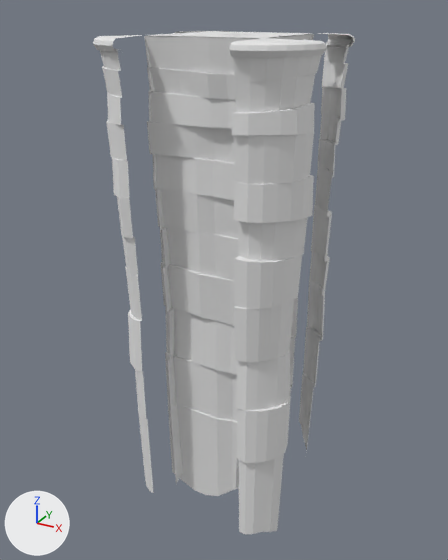
Before and after pictures for a commit that changed the FBX model assets/Strategy_Kit/Unity/Assets/Vitaria/Models/Isle/Blocks/Isle_Block_4_3.fbx.
Before and after are seen from a camera (50 mm lens) standing at (15.0, -25.9, 1.0) and looking at (2.2, -2.6, -10.7). The lights are fixed; the arrows at lower left show +X, +Y and +Z. The picture after the commit comes second. Where no turn or scale is listed for an object, it has been applied to the vertices.

The first picture shows 'Corner_NE', 'Corner_SE', 'Corner_SW', 'Wall_N', 'Wall_S', 'Wall_W' and 4 more.
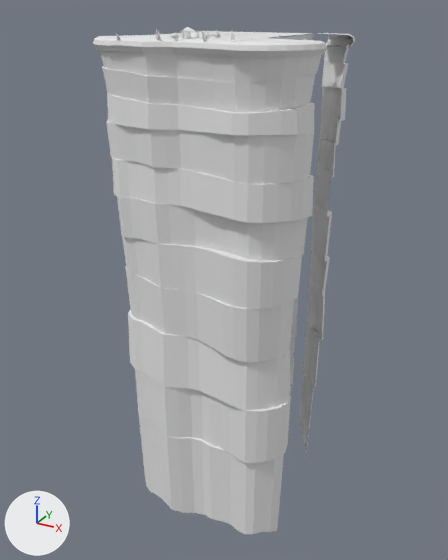
What changed in the scene script:
```text
Add me_isle_4_3_ledge_s_001:
    me_isle_4_3_ledge_s_001.from_pydata(...)  # 1209 vertices, 1846 faces; spans x 0.0..5.0, y -7.4..-5.0, z -21.7..0.3
    me_isle_4_3_ledge_s_001.materials.append(mat_vitaria_palette)  # its picture is missing
Add ob_ledge_s:
    ob_ledge_s = bpy.data.objects.new('Ledge_S', me_isle_4_3_ledge_s_001)
    ob_ledge_s.location = (0.0, 0.0, 0.0)
```

Location of each change, (x1, y1, x2, y2) in pixels of the pictures (448 x 560 px):
'Ledge_S', added
    after: (113, 27, 259, 531)
'Wall_S', unchanged, covered by the edit
    before: (144, 36, 252, 496)
'Wall_W', unchanged, covered by the edit
    before: (144, 35, 210, 483)
